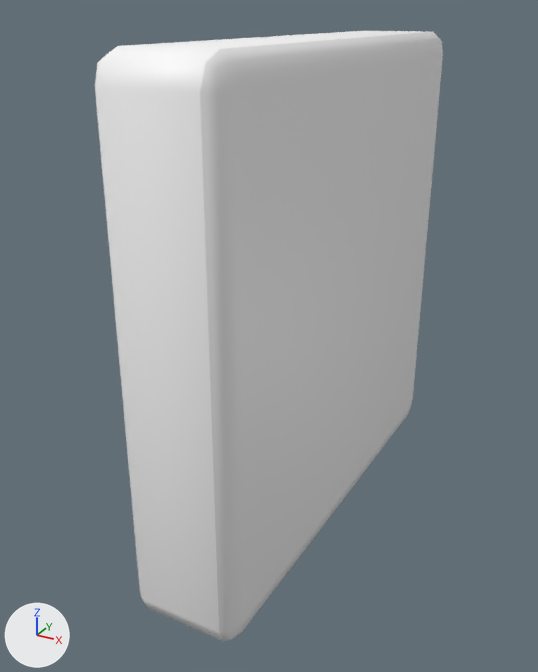
The glTF model new_assets/gltfs/right_door_button.glb: old version first, new version second.
Before and after are seen from a 50 mm lens placed at (3.906, -1.737, 2.458), pointed at (3.674, -1.316, 2.248). Every picture has the same lights, and +X, +Y and +Z are marked at lower left.

The first picture shows 'RightDoorButton'.
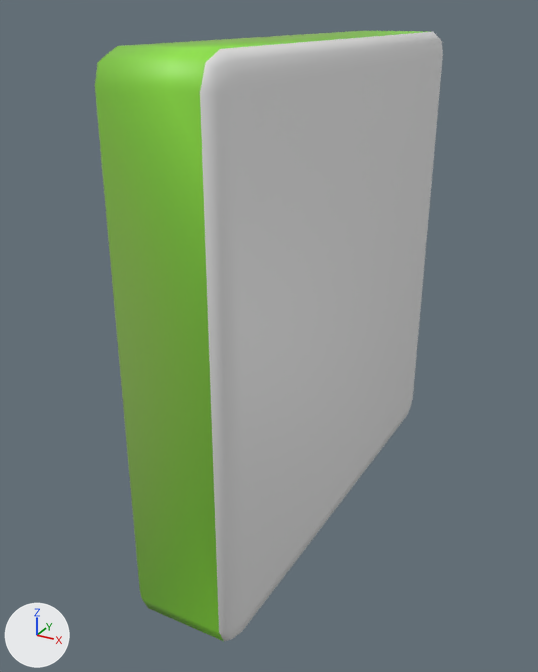
Changed parts and their boxes (x1, y1, x2, y2) in the pictures (538 x 672 px):
```json
{"object": "RightDoorButton", "change": "surface changed", "before": [95, 31, 431, 641], "after": [95, 31, 431, 641], "on screen": "white to green"}
```

Edits to the scene script, one JSON object a line:
```json
{"op": "add", "block": "img_door_on", "code": ["img_door_on = load_image('door_on', '_unpacked/door_on', 396, 395, 'sRGB')"]}
{"op": "remove", "block": "mat_dooron", "code": "mat_dooron.base_color = (1.0, 1.0, 1.0)  # white #ffffff"}
{"op": "add", "block": "mat_dooron", "code": "mat_dooron.texture = img_door_on"}
```
